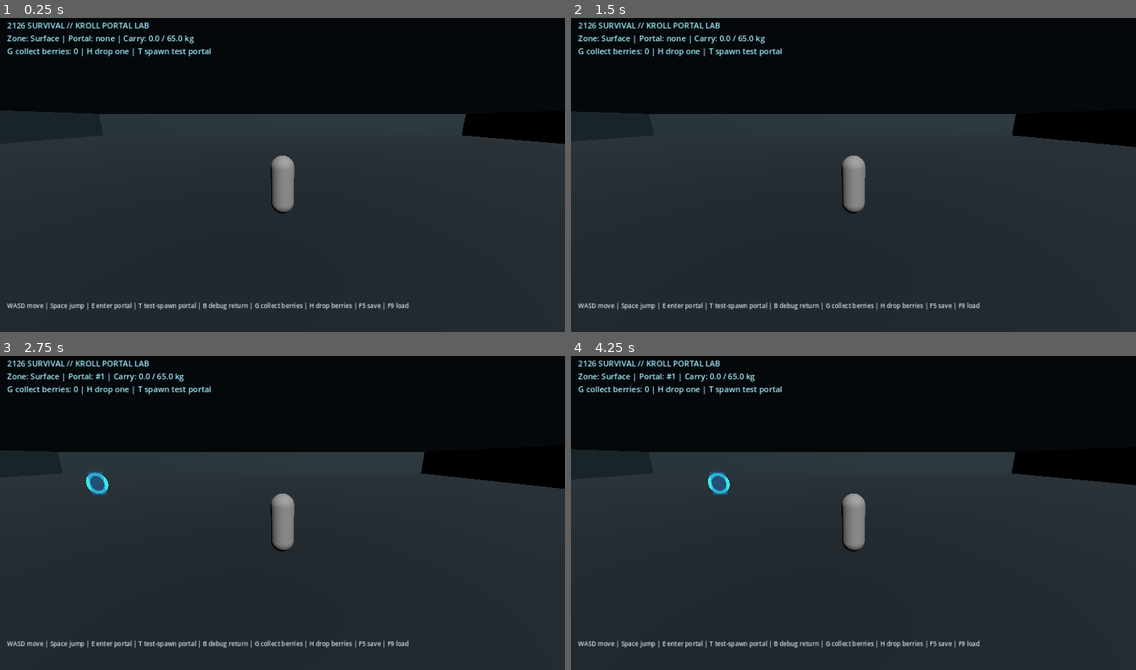
Above: before the commit, frames 1-4 (two rows, left to right).
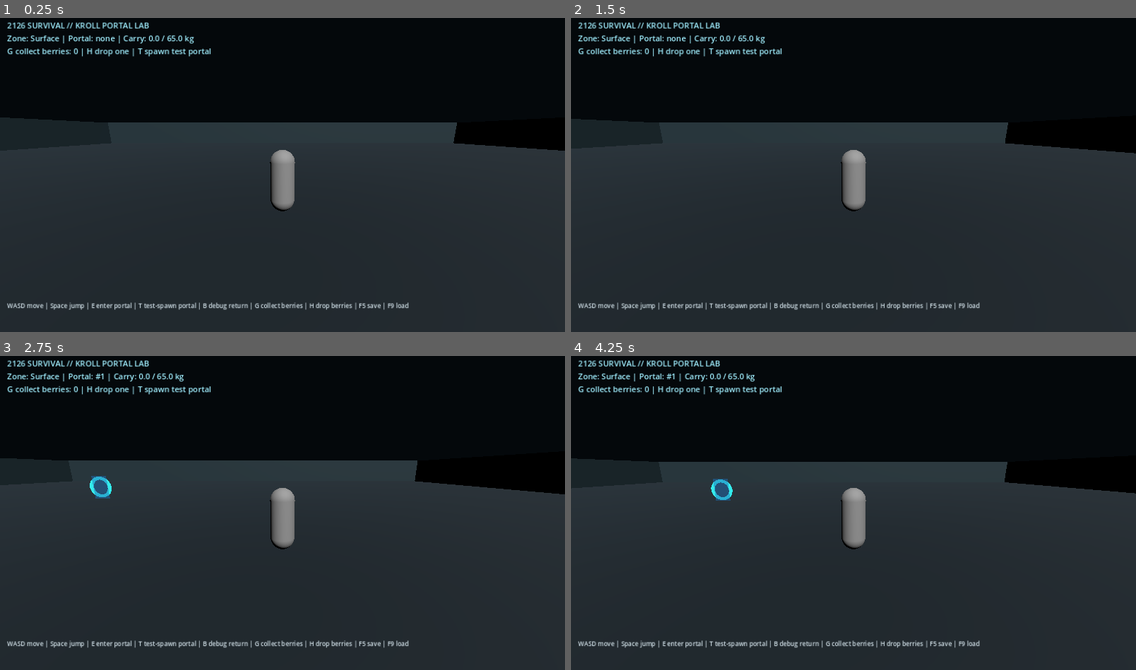
Above: after the commit, the same moments.

Repository: qaqp980520-prog/2126-Survival
Game: Godot game, scene res://prototypes/BackroomsPortalPlayground.tscn
Same seed, same stepped clock (60 frames per second), same inputs: the game is played once before the commit and once after it.
Inputs (mouse positions are in pixels of both pictures, inside the frame that each line leads up to):
- Up to frame 1 (0.25 s): no input
- Up to frame 2 (1.5 s): tap Enter at 0.5 s; move the mouse to (977, 156) at 0.52 s; hold D 0.53-1.25 s; tap E at 0.6 s; click (977, 156) at 0.67 s; tap Space at 0.77 s; drag from (740, 187) to (825, 237) at 1.27 s
- Up to frame 3 (2.75 s): tap Space at 2 s; move the mouse to (339, 440) at 2.02 s; hold D from 2.03 s (still down); tap 1 at 2.1 s; click (339, 440) at 2.17 s; tap E at 2.3 s
- Up to frame 4 (4.25 s): release D at 2.75 s; drag from (825, 575) to (684, 462) at 2.77 s; tap Enter at 3.5 s; move the mouse to (1023, 560) at 3.52 s; hold A from 3.53 s (still down); tap 3 at 3.6 s; click (1023, 560) at 3.67 s; tap Space at 3.77 s; tap E at 3.8 s; tap Escape at 4.15 s

The runs differ from the first frame. In frame 1, 2.9% of the frame differs, in the area x 0-100%, y 29-63%; in frame 2, 2.9%; in frame 3, 3.0%; in frame 4, 3.6%.

Commit message:
fix: add right mouse camera look and relative movement

Diff:
--- a/prototypes/BackroomsPlayerController.gd
+++ b/prototypes/BackroomsPlayerController.gd
@@ -1,11 +1,37 @@
 extends CharacterBody3D
 
 @export var move_speed: float = 5.5
-@export var jump_velocity: float = 4.0
+@export var jump_velocity: float = 4.5
 @export var gravity_strength: float = 18.0
+@export var mouse_sensitivity: float = 0.003
+@export var pitch_min_degrees: float = -55.0
+@export var pitch_max_degrees: float = 35.0
+
+@onready var camera: Camera3D = get_node_or_null("Camera3D") as Camera3D
+var _look_active: bool = false
+var _camera_pitch: float = -12.0
 
 func _ready() -> void:
     add_to_group("player")
+    if camera != null:
+        camera.current = true
+        camera.fov = 78.0
+        camera.position = Vector3(0.0, 2.3, 5.5)
+        camera.rotation = Vector3(deg_to_rad(_camera_pitch), 0.0, 0.0)
+
+func _unhandled_input(event: InputEvent) -> void:
+    if event is InputEventMouseButton and event.button_index == MOUSE_BUTTON_RIGHT:
+        _look_active = event.pressed
+        Input.mouse_mode = Input.MOUSE_MODE_CAPTURED if _look_active else Input.MOUSE_MODE_VISIBLE
+        get_viewport().set_input_as_handled()
+    elif event is InputEventMouseMotion and _look_active and camera != null:
+        rotate_y(-event.relative.x * mouse_sensitivity)
+        _camera_pitch = clampf(_camera_pitch - event.relative.y * mouse_sensitivity * 180.0 / PI, pitch_min_degrees, pitch_max_degrees)
+        camera.rotation.x = deg_to_rad(_camera_pitch)
+        get_viewport().set_input_as_handled()
+    elif event is InputEventKey and event.pressed and event.keycode == KEY_ESCAPE:
+        _look_active = false
+        Input.mouse_mode = Input.MOUSE_MODE_VISIBLE
 
 func _physics_process(delta: float) -> void:
     var move := Vector2.ZERO
@@ -19,8 +45,10 @@
         move.y += 1.0
     if move.length_squared() > 1.0:
         move = move.normalized()
-    velocity.x = move.x * move_speed
-    velocity.z = move.y * move_speed
+    var local_direction := Vector3(move.x, 0.0, move.y)
+    var world_direction := (global_transform.basis * local_direction).normalized()
+    velocity.x = world_direction.x * move_speed
+    velocity.z = world_direction.z * move_speed
     if not is_on_floor():
         velocity.y -= gravity_strength * delta
     elif Input.is_key_pressed(KEY_SPACE):
